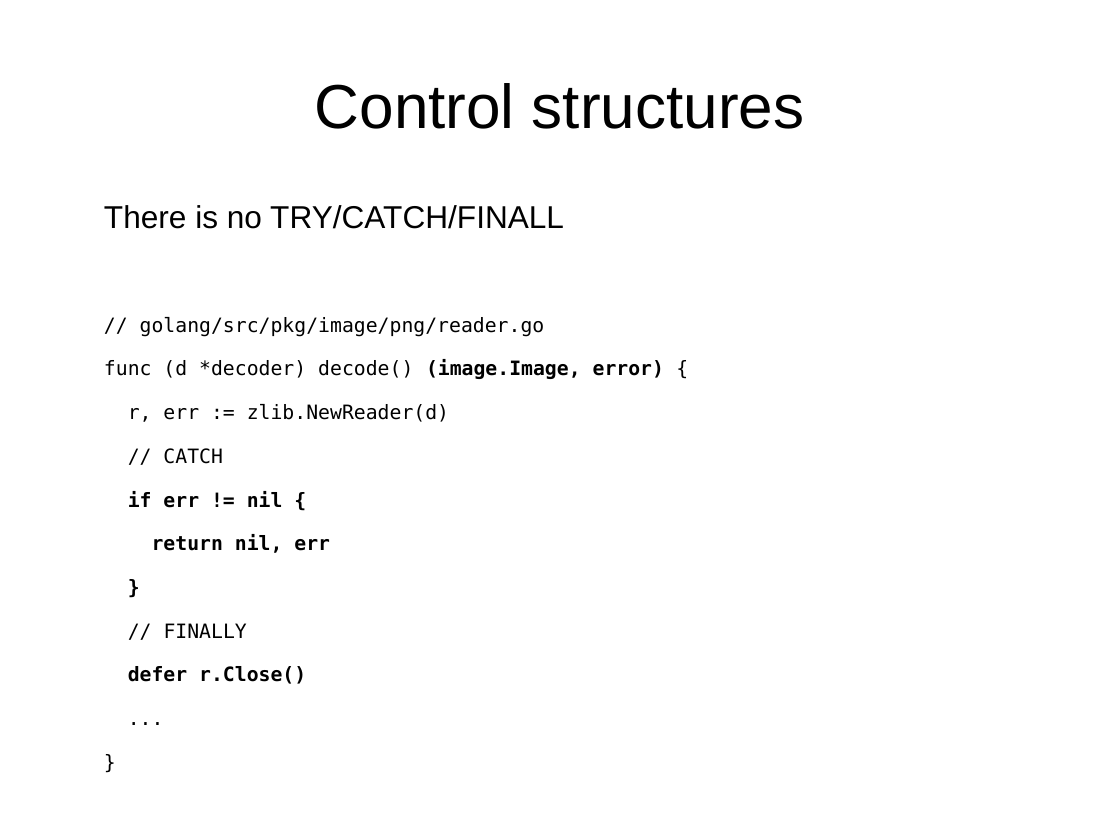
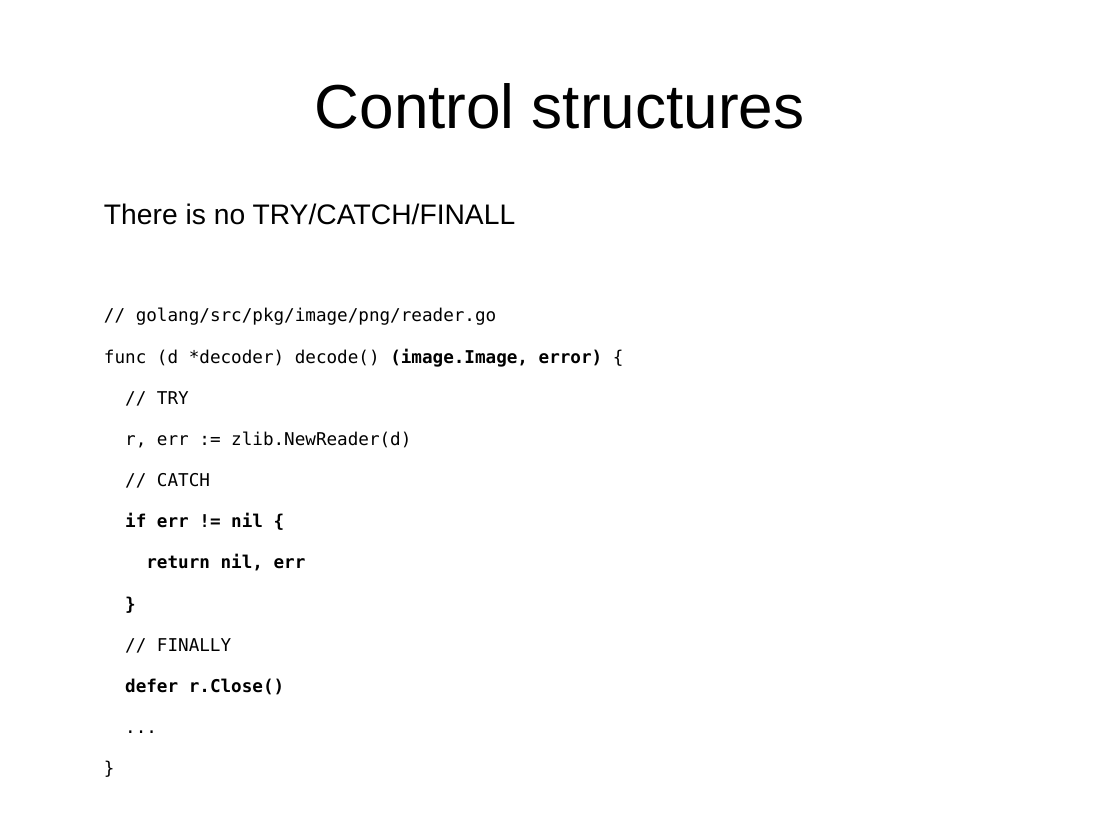
Before and after one commit to laszlocsontos/talks, a slide deck: slide 13 of golang_for_java_dev/go_for_java_dev.odp. Drawn at 1120x840 pixels with LibreOffice and Linux fonts; fonts in the diff are those of the drawing. Boxes give left, top, right and bottom in pixels: in the first picture for what was removed or moved away, otherwise in the second. Text is boxed around its words. In the diff, an @@ line names an element or a change of style, - is before the commit and + after.

```diff
--- a/golang_for_java_dev/go_for_java_dev.odp
+++ b/golang_for_java_dev/go_for_java_dev.odp
@@ text at (104,203,603,695): size 22.4 to 20 pt in "There is no TRY/CATCH/FINALL"; size 14 to 12.5 pt in "// golang/src/pkg/image/png/reader.go", "func (d *decoder) decode() (image.Image, error) {", "r, err := zlib.NewReader(d)", "// CATCH" and 7 more places @@
@@ text at (157,391,189,404): paragraph added @@
+// TRY
```
Also in this commit, not shown: 6 other slides changed, 1 other file.
